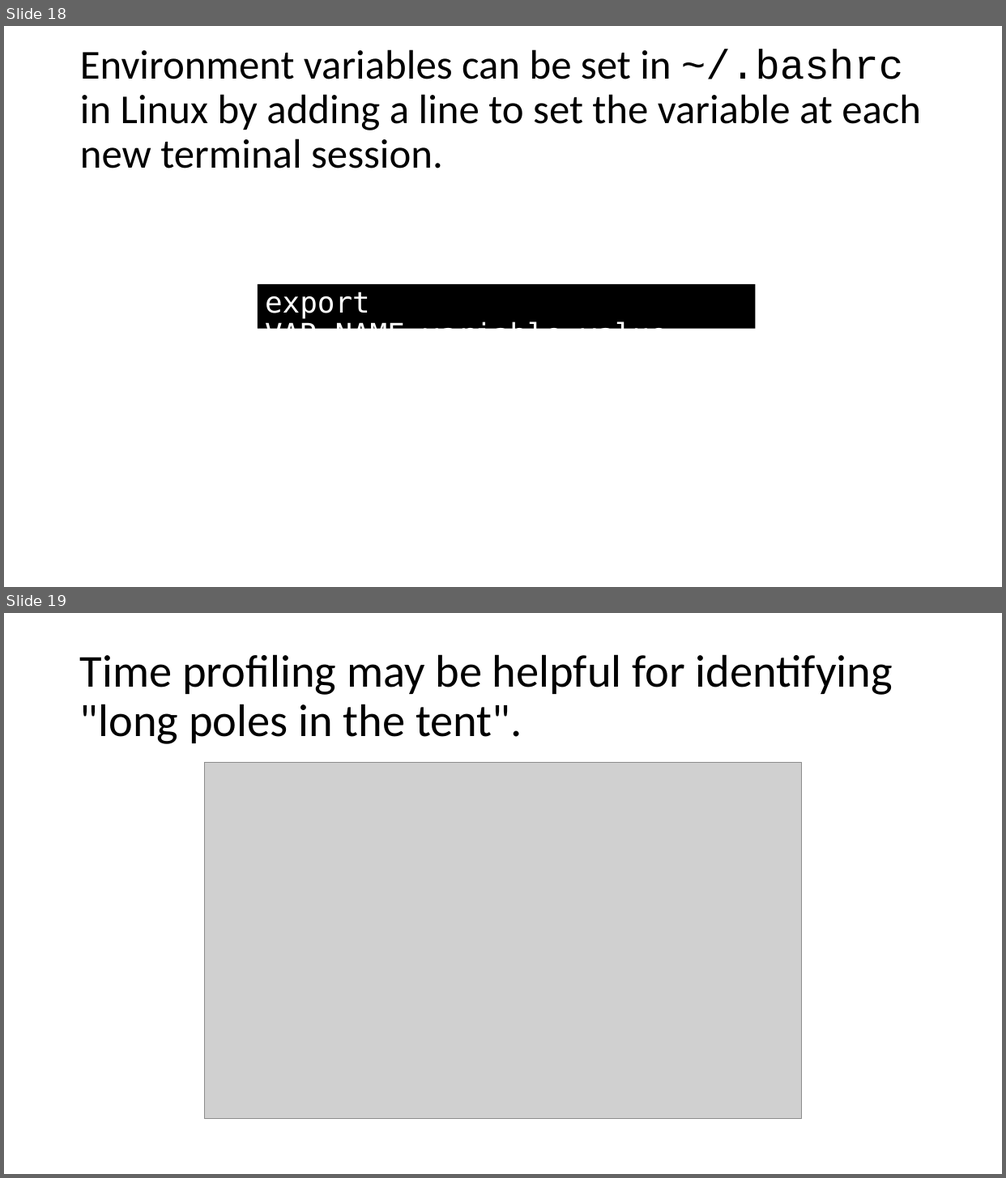
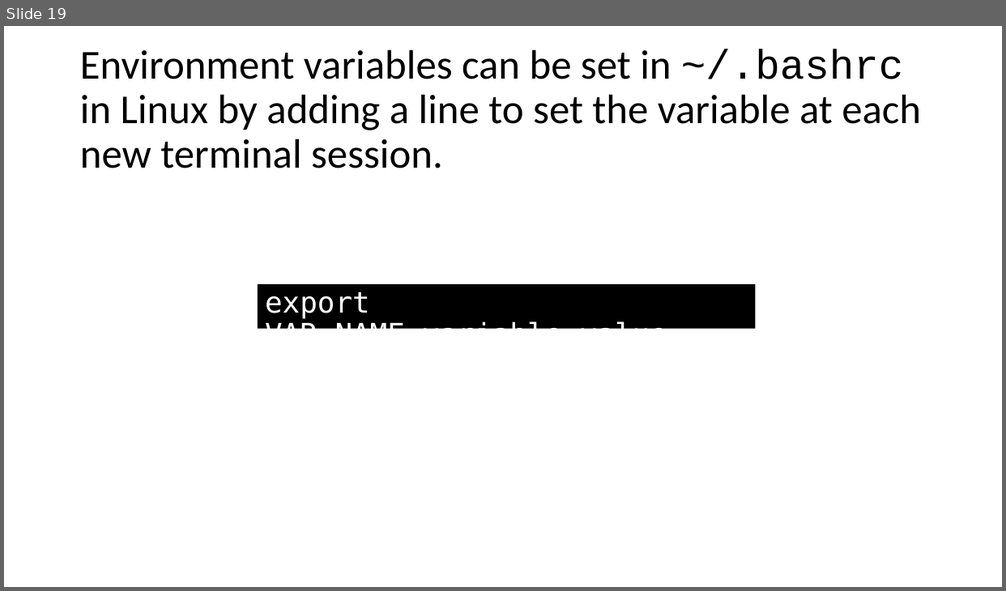
Before and after one commit to ivsg-psu/Errata_Tutorials_DebugTools, a slide deck: Documents/IVSG_unit_testing_and_TDD.pptx. Shown one above the other, each under a label of ours: slides 18 and 19 before the commit, slide 19 after it. The pictures are 1006x1178 and 1006x591 pixels, drawn with LibreOffice and Linux fonts; fonts in the diff are those of the drawing; grey boxes stand for pictures. Boxes give left, top, right and bottom in pixels: in the first picture for what was removed or moved away, otherwise in the second. Text is boxed around its words. In the diff, an @@ line names an element or a change of style, - is before the commit and + after.

```diff
--- a/Documents/IVSG_unit_testing_and_TDD.pptx
+++ b/Documents/IVSG_unit_testing_and_TDD.pptx
@@ slide 19 removed at box(4, 613, 1002, 1174), background #FFFFFF @@
@@ title removed at box(80, 654, 893, 744) @@
-Time profiling may be helpful for identifying "long poles in the tent".
@@ picture removed at box(205, 763, 801, 1119) @@
@@ what was slide 18 is now slide 19 @@
```
Also in this commit, not shown: 7 slides changed, 3 slides added.
